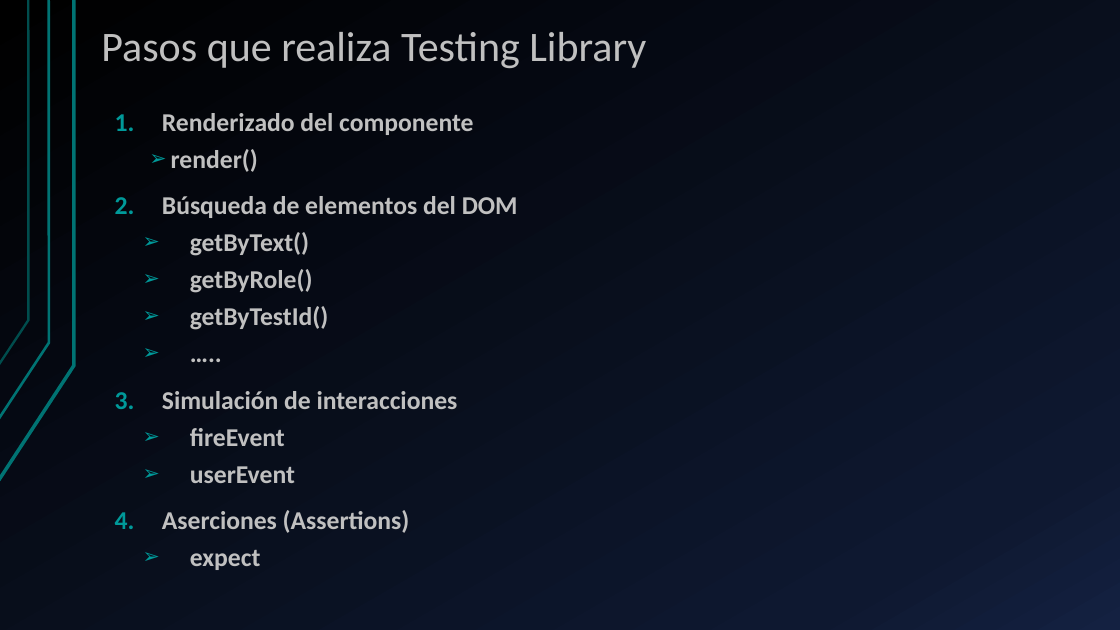
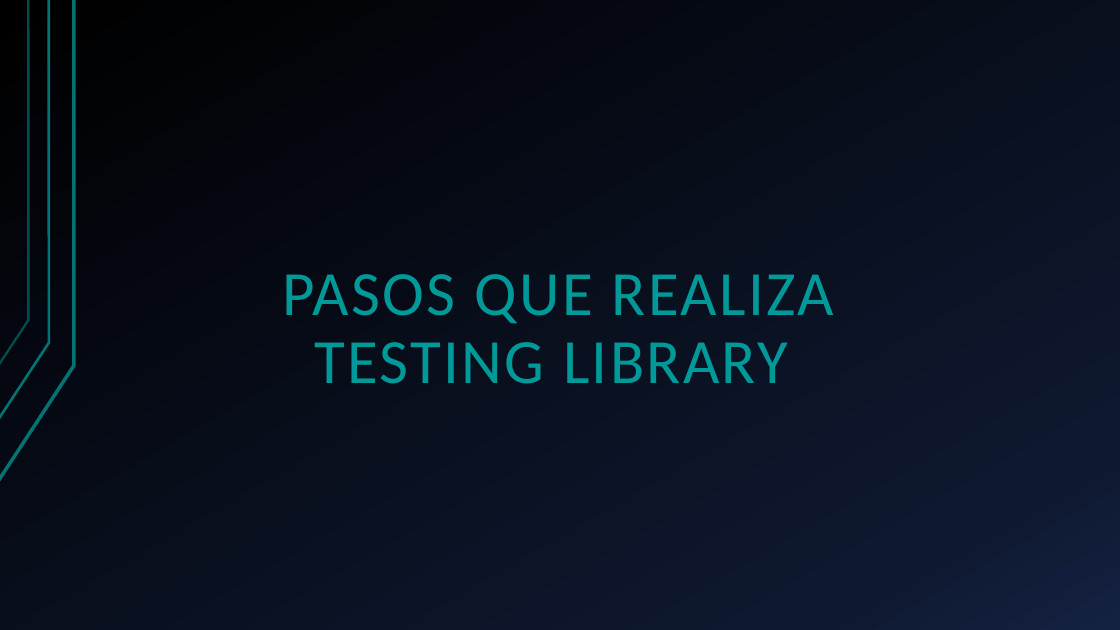
Before and after one commit to GusGiam01/TP-Desarrollo-Software, a slide deck: slide 11 of App POC/Documentacion/TestingLibrary-Presentacion.pptx (slide 4 before the commit). Drawn at 1120x630 pixels with LibreOffice and Linux fonts; fonts in the diff are those of the drawing. Boxes give left, top, right and bottom in pixels: in the first picture for what was removed or moved away, otherwise in the second. Text is boxed around its words. In the diff, an @@ line names an element or a change of style, - is before the commit and + after.

```diff
--- a/App POC/Documentacion/TestingLibrary-Presentacion.pptx
+++ b/App POC/Documentacion/TestingLibrary-Presentacion.pptx
@@ text removed at (x1=162, y1=113, x2=518, y2=570) @@
-1. Renderizado del componente
-  ➢ render()
-2. Búsqueda de elementos del DOM
-  ➢ getByText()
-  ➢ getByRole()
-  ➢ getByTestId()
-  ➢ …..
-3. Simulación de interacciones
-  ➢ fireEvent
-  ➢ userEvent
-4. Aserciones (Assertions)
-  ➢ expect
@@ title at (x1=283, y1=274, x2=834, y2=384): text changed; size 36 to 54 pt; text colour #C0C0C0 to #009999 @@
-Pasos que realiza Testing Library
+PASOS QUE REALIZA TESTING LIBRARY
```
Also in this commit, not shown: 2 other slides changed, 15 slides added, 5 slides removed, 3 other files.
